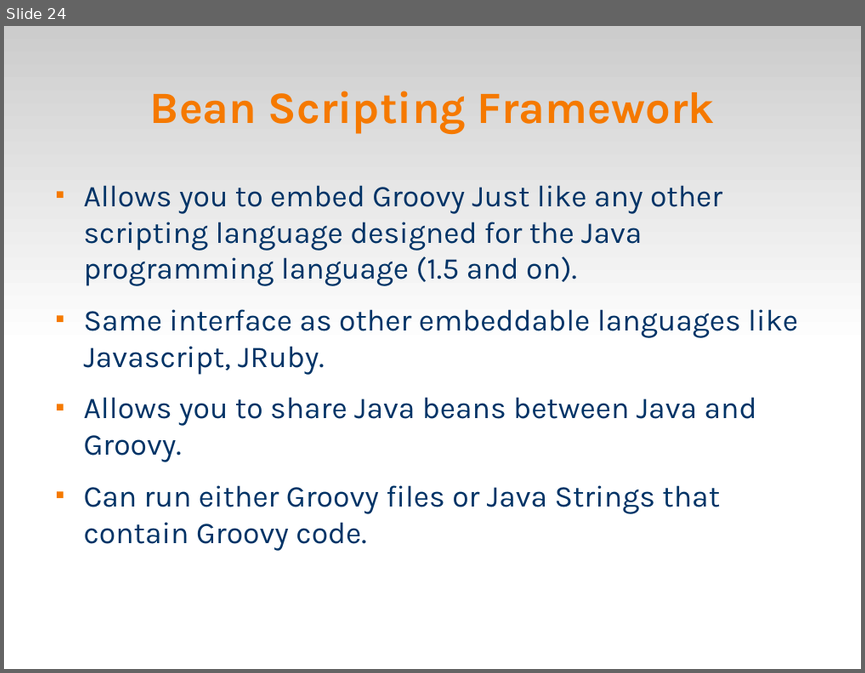
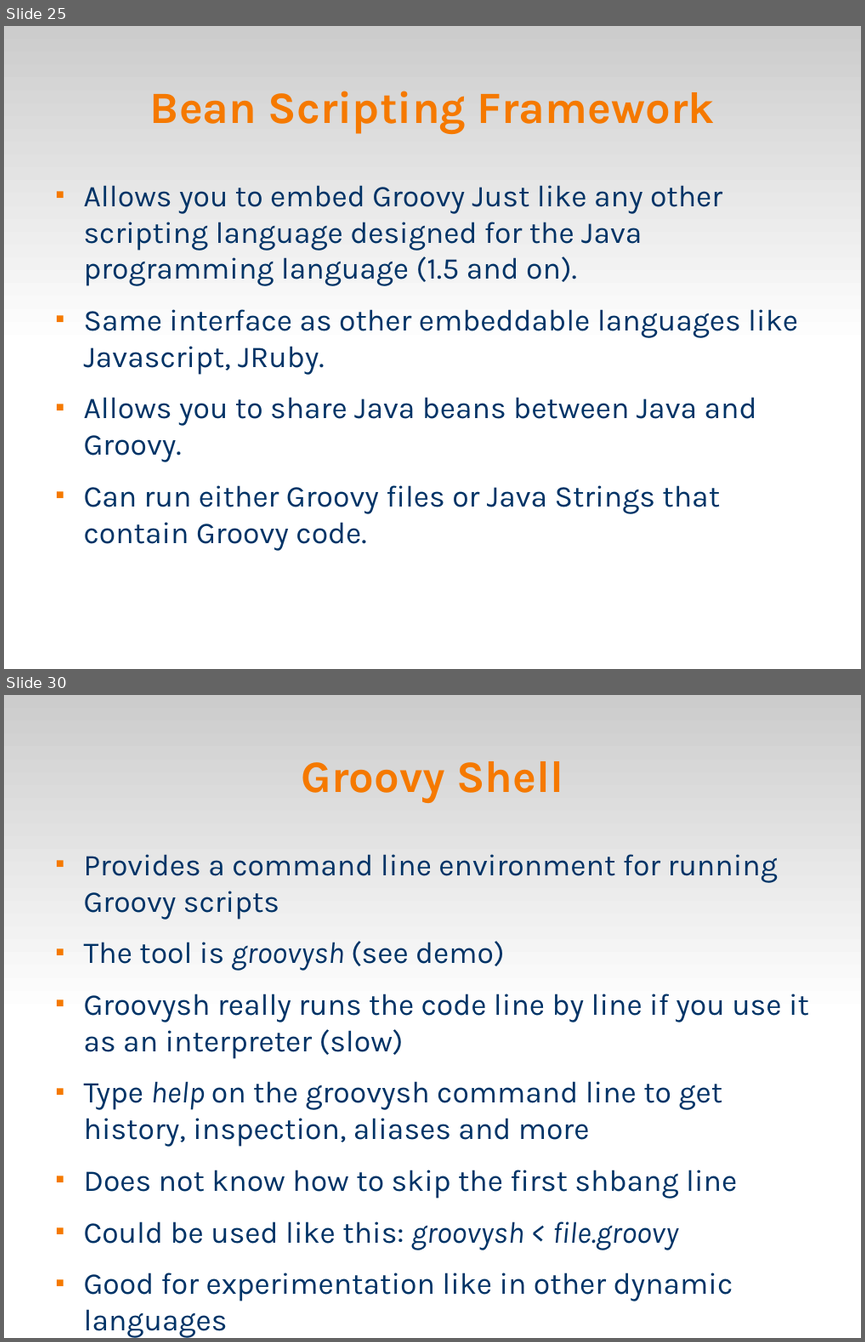
Before and after one commit to veltzer/demos, a slide deck: groovy/groovy.odp. Shown one above the other, each under a label of ours: slide 24 before the commit, slides 25 and 30 after it; the slides between them are not shown. The pictures are 865x673 and 865x1342 pixels, drawn with LibreOffice and Linux fonts; fonts in the diff are those of the drawing. Boxes give left, top, right and bottom in pixels: in the first picture for what was removed or moved away, otherwise in the second. Text is boxed around its words. In the diff, an @@ line names an element or a change of style, - is before the commit and + after.

Commit message:
groovysh examples

```diff
--- a/groovy/groovy.odp
+++ b/groovy/groovy.odp
@@ slide 30 added at bbox=[4, 695, 861, 1338], background #FFFFFF; not listed: 1 template element that a slide beside it also shows @@
@@ title added at bbox=[301, 761, 563, 803], 41.4 pt, text #F57900, bold @@
+Groovy Shell
@@ text added at bbox=[84, 854, 809, 1338], 28 pt, text #003366 @@
+■ Provides a command line environment for running Groovy scripts
+■ The tool is groovysh (see demo)
+■ Groovysh really runs the code line by line if you use it as an interpreter (slow)
+■ Type help on the groovysh command line to get history, inspection, aliases and more
+■ Does not know how to skip the first shbang line
+■ Could be used like this: groovysh < file.groovy
+■ Good for experimentation like in other dynamic languages
@@ what was slide 24 is now slide 25 @@
```
Also in this commit, not shown: 1 slide changed, 6 other slides added, 2 other files.
